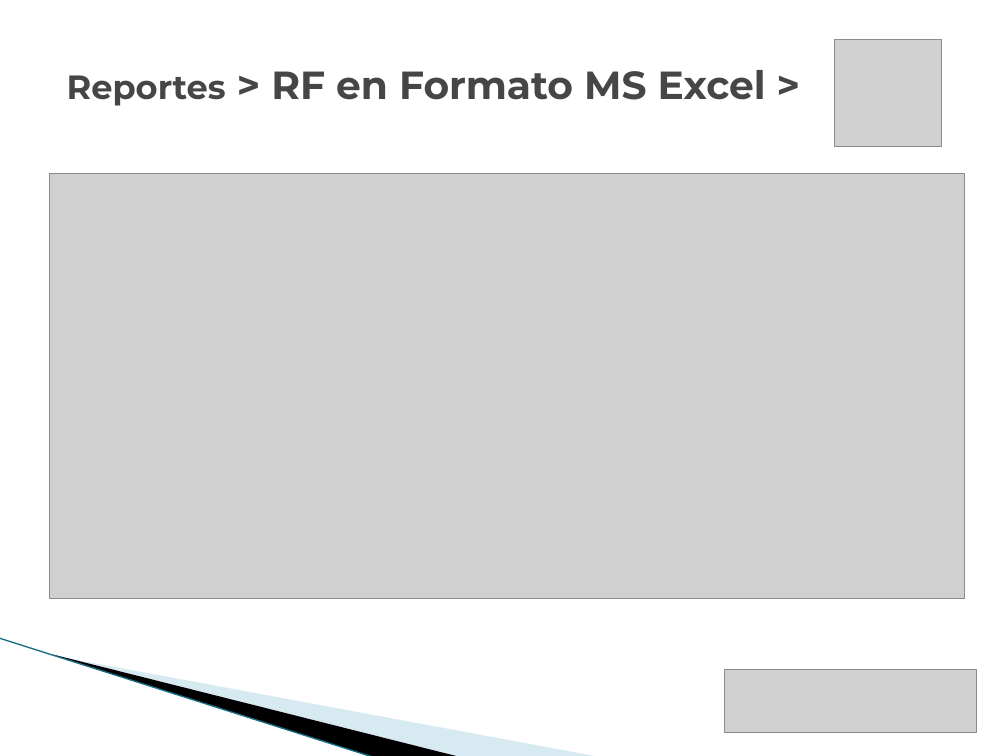
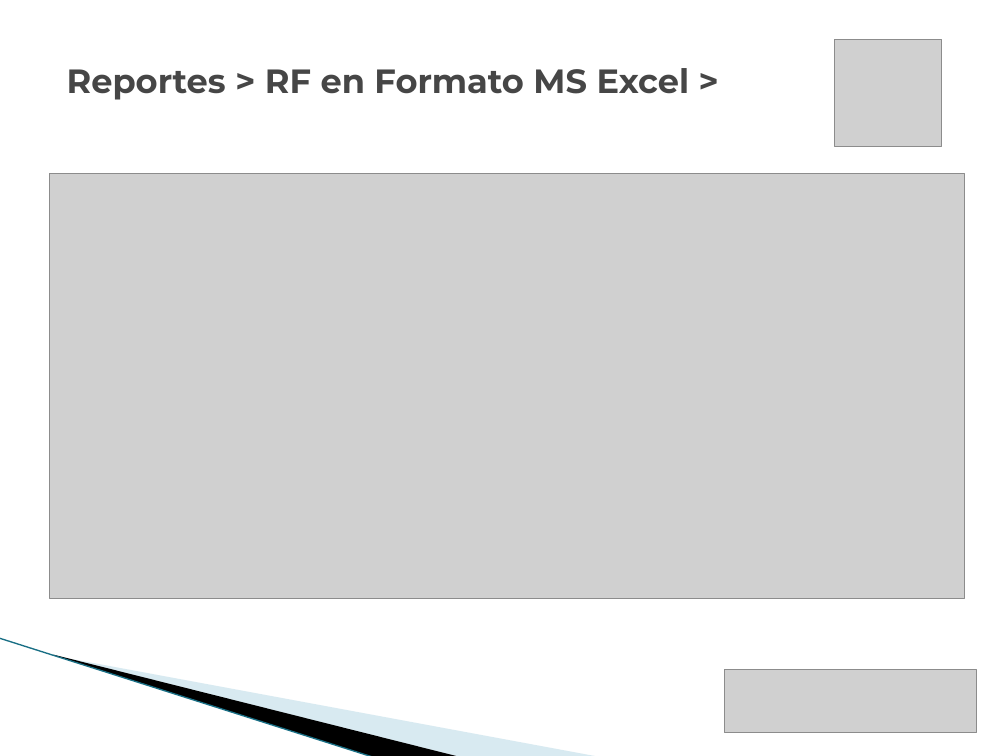
Before and after one commit to vicky1404/rev-ii, a slide deck: slide 22 of docs/comercial/brochure_2.pptx (slide 20 before the commit). Drawn at 1008x756 pixels with LibreOffice and Linux fonts; fonts in the diff are those of the drawing; grey boxes stand for pictures; background and template pictures are left out. Boxes give left, top, right and bottom in pixels: in the first picture for what was removed or moved away, otherwise in the second. Text is boxed around its words. In the diff, an @@ line names an element or a change of style, - is before the commit and + after.

```diff
--- a/docs/comercial/brochure_2.pptx
+++ b/docs/comercial/brochure_2.pptx
@@ text "Reportes > RF en Formato ..." at bbox=[67, 68, 690, 100]: size 28 to 24 pt in "> RF en Formato MS Excel >" @@
```
Also in this commit, not shown: 15 other slides changed, 2 slides added.
